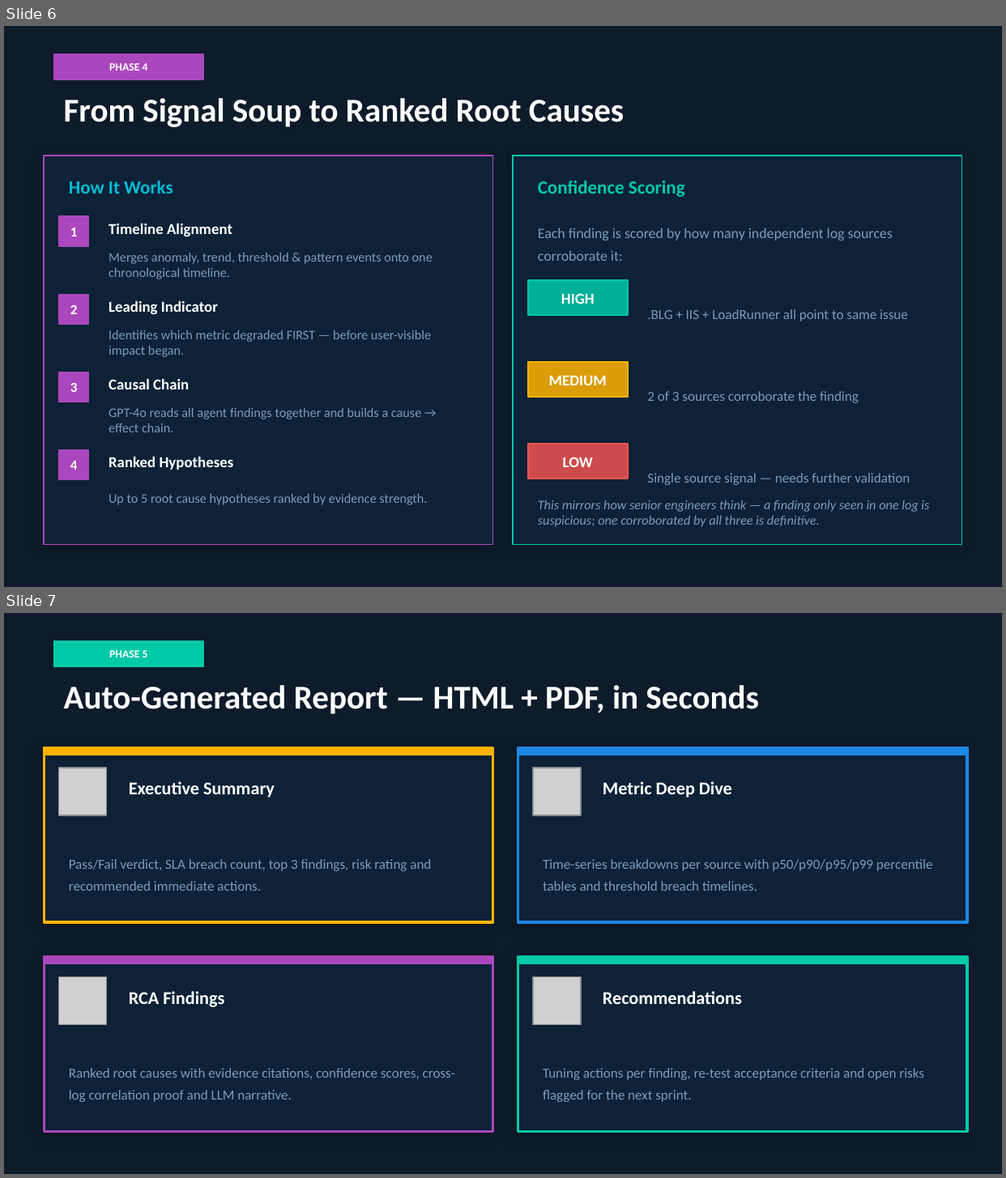
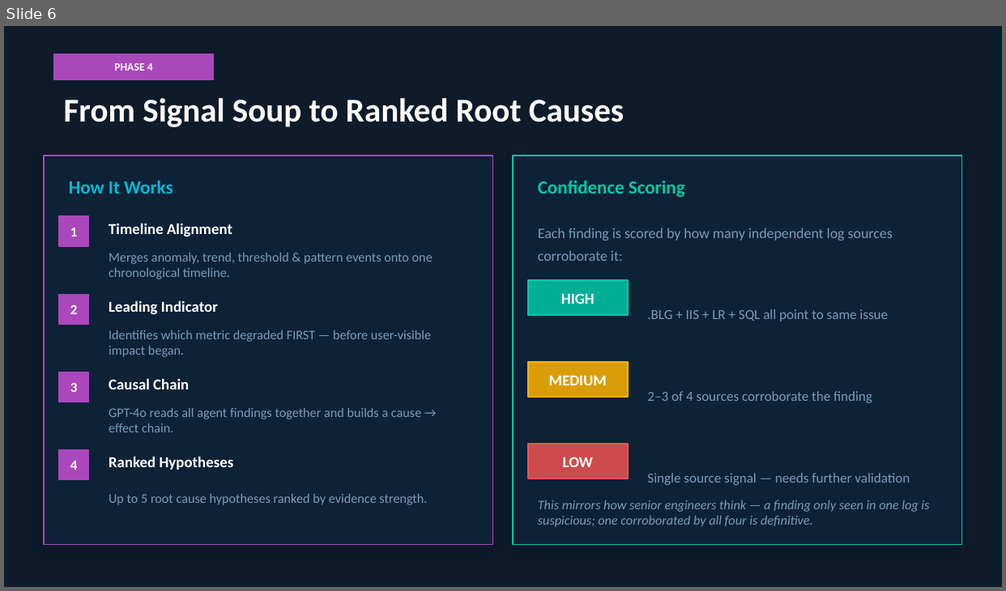
Before and after one commit to sharmp44/PT_AILog_Analyser, a slide deck: PT_AI_LogMining_Client_Deck.pptx. Shown one above the other, each under a label of ours: slides 6 and 7 before the commit, slide 6 after it. The pictures are 1006x1178 and 1006x591 pixels, drawn with LibreOffice and Linux fonts; fonts in the diff are those of the drawing; grey boxes stand for pictures. Boxes give left, top, right and bottom in pixels: in the first picture for what was removed or moved away, otherwise in the second. Text is boxed around its words. In the diff, an @@ line names an element or a change of style, - is before the commit and + after.

```diff
--- a/PT_AI_LogMining_Client_Deck.pptx
+++ b/PT_AI_LogMining_Client_Deck.pptx
@@ slide 7 removed at <box>4,613,1002,1174</box>, background #0D1B2A @@
@@ rectangle removed at <box>54,641,203,667</box> @@
@@ text removed at <box>109,650,148,658</box> @@
-PHASE 5
@@ text removed at <box>64,685,759,714</box> @@
-Auto-Generated Report — HTML + PDF, in Seconds
@@ rectangle removed at <box>44,747,493,922</box> @@
@@ rectangle removed at <box>44,747,493,755</box> @@
@@ rectangle removed at <box>518,747,967,922</box> @@
@@ rectangle removed at <box>518,747,967,755</box> @@
@@ picture removed at <box>59,768,107,815</box> @@
@@ text removed at <box>129,781,275,798</box> @@
-Executive Summary
@@ picture removed at <box>533,768,581,815</box> @@
@@ text removed at <box>603,781,732,798</box> @@
-Metric Deep Dive
@@ text removed at <box>69,859,431,891</box> @@
-Pass/Fail verdict, SLA breach count, top 3 findings, risk rating and recommended immediate actions.
@@ text removed at <box>543,859,933,891</box> @@
-Time-series breakdowns per source with p50/p90/p95/p99 percentile tables and threshold breach timelines.
@@ rectangle removed at <box>44,957,493,1132</box> @@
@@ rectangle removed at <box>44,957,493,965</box> @@
@@ rectangle removed at <box>518,957,967,1132</box> @@
@@ rectangle removed at <box>518,957,967,965</box> @@
@@ picture removed at <box>59,977,107,1025</box> @@
@@ text removed at <box>129,991,224,1007</box> @@
-RCA Findings
@@ picture removed at <box>533,977,581,1025</box> @@
@@ text removed at <box>603,991,742,1004</box> @@
-Recommendations
@@ text removed at <box>69,1068,455,1102</box> @@
-Ranked root causes with evidence citations, confidence scores, cross-log correlation proof and LLM narrative.
@@ text removed at <box>543,1068,924,1102</box> @@
-Tuning actions per finding, re-test acceptance criteria and open risks flagged for the next sprint.
@@ slide 6 changed as well @@
@@ text "PHASE 4": place and size @@
-text "PHASE 4" at <box>109,63,148,71</box>
+text "PHASE 4" at <box>114,63,153,71</box>
@@ rectangle: place and size @@
-rectangle at <box>54,54,203,80</box>
+rectangle at <box>54,54,214,80</box>
@@ text at <box>647,310,888,322</box>: text changed @@
-.BLG + IIS + LoadRunner all point to same issue
+.BLG + IIS + LR + SQL all point to same issue
@@ text at <box>647,391,872,403</box>: text changed @@
-2 of 3 sources corroborate the finding
+2–3 of 4 sources corroborate the finding
@@ text at <box>538,501,929,527</box>: text changed @@
-This mirrors how senior engineers think — a finding only seen in one log is suspicious; one corroborated by all three is definitive.
+This mirrors how senior engineers think — a finding only seen in one log is suspicious; one corroborated by all four is definitive.
```
Also in this commit, not shown: 8 other slides changed, 1 slide added, 10 other files.
